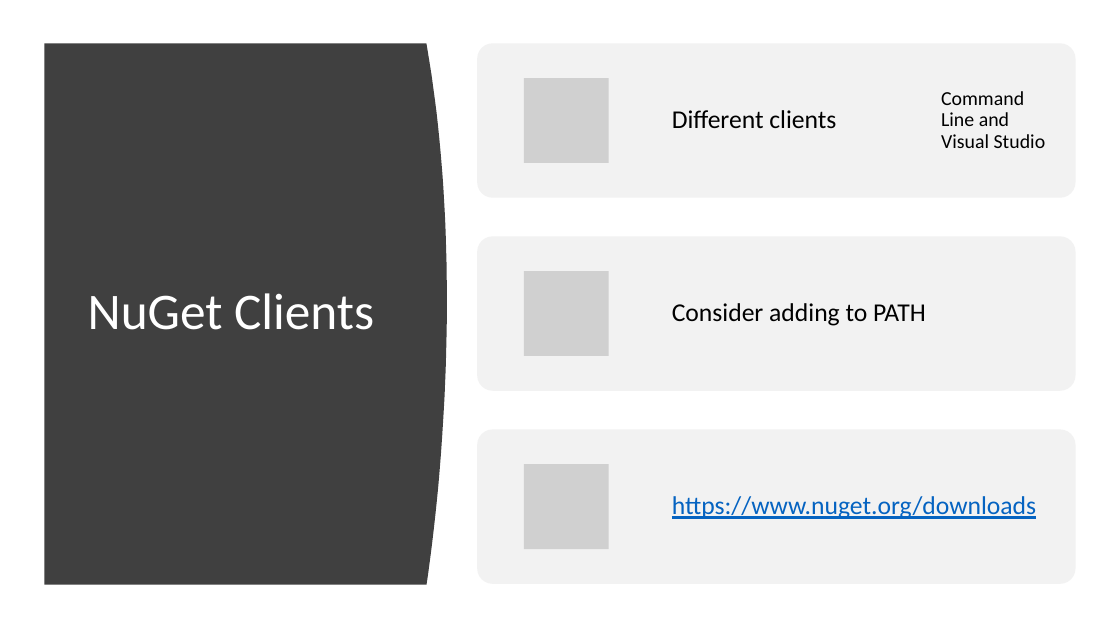
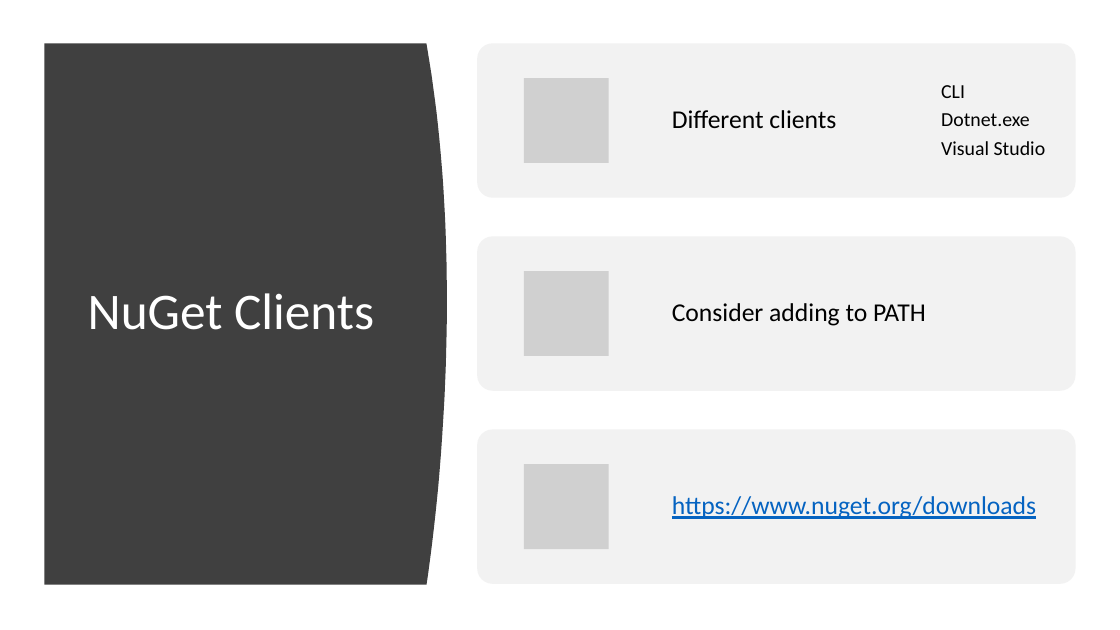
Before and after one commit to ProgrammerAL/Presentations-2019, a slide deck: slide 4 of 01-10 - ONETUG - Working with NuGet Packages/Presentation.pptx. Drawn at 1120x630 pixels with LibreOffice and Linux fonts; fonts in the diff are those of the drawing; grey boxes stand for pictures. Boxes give left, top, right and bottom in pixels: in the first picture for what was removed or moved away, otherwise in the second. Text is boxed around its words. In the diff, an @@ line names an element or a change of style, - is before the commit and + after.

```diff
--- a/01-10 - ONETUG - Working with NuGet Packages/Presentation.pptx
+++ b/01-10 - ONETUG - Working with NuGet Packages/Presentation.pptx
@@ text at [941,85,1046,155]: text changed @@
-Command Line and Visual Studio
+CLI
+Dotnet.exe
+Visual Studio
```
Also in this commit, not shown: 3 other slides changed, 2 slides added, 2 slides removed, 8 other files.
